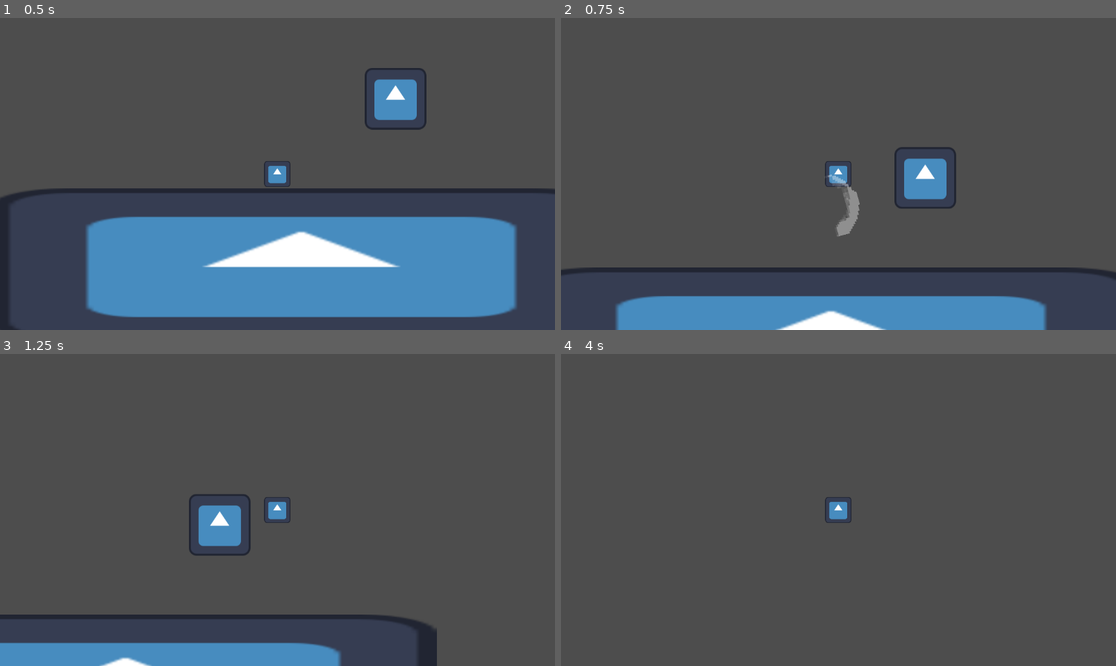
Above: before the commit, frames 1-4 (two rows, left to right).
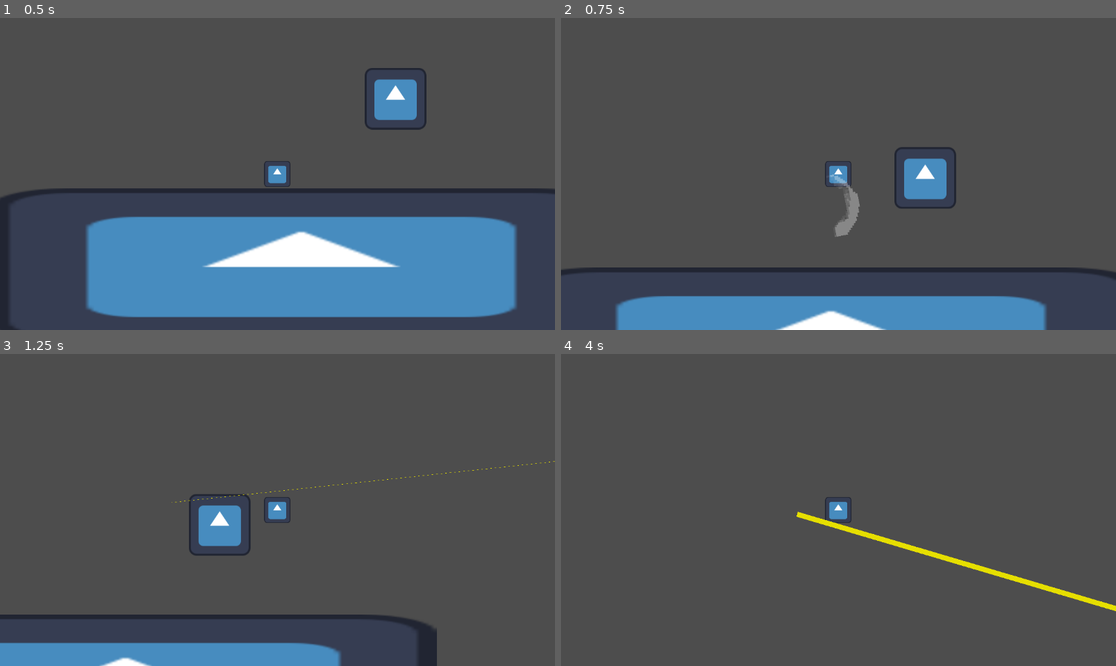
Above: after the commit, the same moments.

Repository: lostlp09/BlockStory
Game: Godot game, scene res://node_2d.tscn
Same seed, same stepped clock (60 frames per second), same inputs: the game is played once before the commit and once after it. The engine's default icon, where the game draws it, is replaced by a stand-in: a white triangle on a blue panel in a dark square.
Inputs (mouse positions are in pixels of both pictures, inside the frame that each line leads up to):
- Up to frame 1 (0.5 s): no input
- Up to frame 2 (0.75 s): tap Enter (ui_accept) at 0.5 s; move the mouse to (960, 158) at 0.52 s; hold Right (ui_right) from 0.53 s (still down); click (960, 158) at 0.6 s
- Up to frame 3 (1.25 s): keep holding Right (ui_right); tap Enter (ui_accept) at 0.77 s; tap Q (Beam) at 0.8 s
- Up to frame 4 (4 s): move the mouse to (727, 525) at 1.27 s; tap Q (Beam) at 1.35, 2.3, 2.85, 3.8 s; tap Enter (ui_accept) at 1.52, 3.02, 3.77 s; click (727, 525) at 1.55 s; move the mouse to (894, 441) at 2.02 s; release Right (ui_right) at 2.03 s; hold Left (ui_left) 2.03-2.78 s; click (894, 441) at 2.1 s; move the mouse to (810, 572) at 2.77 s; hold Right (ui_right) from 2.78 s (still down); click (810, 572) at 3.05 s; move the mouse to (1005, 556) at 3.52 s; tap E (Dash) at 3.6 s

Frame 1 is identical in both runs. In frame 2, less than 0.1% of the frame differs, in the area x 48-54%, y 50-71%; in frame 3, less than 0.1%; in frame 4, 1.1%, in the area x 42-100%, y 50-83%.

Commit message:
Attack m1
Added A m1 attack which can damage now :)

Diff:
--- /dev/null
+++ b/new_game_project/M1Damage.tscn
@@ -0,0 +1,13 @@
+[gd_scene format=3 uid="uid://20dqpldmasjn"]
+
+[sub_resource type="RectangleShape2D" id="RectangleShape2D_h0n1c"]
+size = Vector2(26, 66)
+
+[node name="M1Damage" type="Node2D" unique_id=2054620356]
+metadata/Damage = 20
+
+[node name="Area2D" type="Area2D" parent="." unique_id=1976233618]
+
+[node name="CollisionShape2D" type="CollisionShape2D" parent="Area2D" unique_id=1435478190]
+unique_name_in_owner = true
+shape = SubResource("RectangleShape2D_h0n1c")
--- a/new_game_project/ability.gd
+++ b/new_game_project/ability.gd
@@ -16,10 +16,8 @@
 
 func Beam() ->void:
 	AllowToBeam = false
-	print("yo")
 	var BeamObject = BeamEffect.instantiate()
 	World.add_child(BeamObject)
-	print(BeamObject.get_parent())
 	var direction = (get_global_mouse_position() - player.position).normalized()
 	var Area = Area2D.new()
 	var Collision = CollisionShape2D.new()
@@ -35,10 +33,9 @@
 	BeamObject.rotation = direction.angle()
 	await  get_tree().physics_frame
 	for EnemyArea in Area.get_overlapping_areas():
-		print(EnemyArea)
 		if EnemyArea.get_parent().is_in_group("Enemy"):
 			var Enemy = EnemyArea.get_parent()
 			Enemy.GetDamageCall.bind(30).call()
 	Area.queue_free()
-	await get_tree().create_timer(10).timeout
+	await get_tree().create_timer(1).timeout
 	AllowToBeam = true
--- a/new_game_project/attack_1.gd
+++ b/new_game_project/attack_1.gd
@@ -5,17 +5,13 @@
 
 # Called when the node enters the scene tree for the first time.
 func _ready() -> void:
-	var index = 0
+	var timer  = get_tree().create_timer(0.5)
 	await  get_tree().process_frame
 
 	var currentRotation = self.rotation_degrees
 	var GoalRotation  = currentRotation +90
-	print("test")
-	print(self.rotation_degrees)
-	print(GoalRotation)
-	while self.rotation_degrees < GoalRotation -0.1:
-		var calculation = sigmoid(index)
-		index += 0.03
+	while timer.time_left != 0 :
+		var calculation = sigmoid(1 - timer.time_left * 2)
 		texture.modulate.a = 1-calculation
 		self.rotation_degrees =  currentRotation + 90* calculation
 		await get_tree().process_frame
--- a/new_game_project/beameffekt.gd
+++ b/new_game_project/beameffekt.gd
@@ -5,13 +5,13 @@
 func _ready() -> void:
 	var originalPanelSize = Pan.size
 	var originalPanelPos = Pan.position
-	var index = 0
-	while  Pan.size.y > 0.1:
-		index += 0.04
-		var returnValue =  (1 - sigmoid(index))
+	var timer = get_tree().create_timer(0.5)
+	while  timer.time_left != 0:
+		print(timer.time_left)
+		var returnValue =  (1 - sigmoid(1- 2*timer.time_left))
 		Pan.size.y = returnValue * originalPanelSize.y
 		Pan.position.y = returnValue * originalPanelPos.y
-		await get_tree().create_timer(0.01).timeout
+		await get_tree().process_frame
 	self.queue_free()
 
 
--- a/new_game_project/normal_combat.gd
+++ b/new_game_project/normal_combat.gd
@@ -1,18 +1,32 @@
 extends Node2D
 var allowedToAttack = true
 var Attack = preload("res://attack1.tscn")
+var AttackHitbox = preload("res://M1Damage.tscn")
 @onready var World = $"../.."
 @onready var player = $".."
+var CanAttack  = true
+
 # Called when the node enters the scene tree for the first time.
 func _ready() -> void:
 	pass # Replace with function body.
 
-
 func _physics_process(delta: float) -> void:
-	if Input.is_action_just_pressed("Attack"):
-		print("spawn")
+	if Input.is_action_just_pressed("Attack") and CanAttack:
+		CanAttack = false
 		var direction = (get_global_mouse_position() - player.position).normalized()
 		var object = Attack.instantiate()
 		World.add_child(object)
 		object.position = player.position + direction * 40
 		object.rotation = direction.angle() + (PI/8)
+		var Hitbox = AttackHitbox.instantiate()
+		World.add_child(Hitbox)
+		Hitbox.position = player.position + 60 * direction
+		Hitbox.rotation = direction.angle()
+		var Area:Area2D = Hitbox.get_node("Area2D")
+		await  get_tree().physics_frame
+		for Areas in Area.get_overlapping_areas():
+			var Enemy = Areas.get_parent()
+			if Enemy.is_in_group("Enemy"):
+				Enemy.GetDamageCall.bind(10).call()
+		Hitbox.queue_free()
+		get_tree().create_timer(0.4).timeout.connect(func (): CanAttack  = true)
